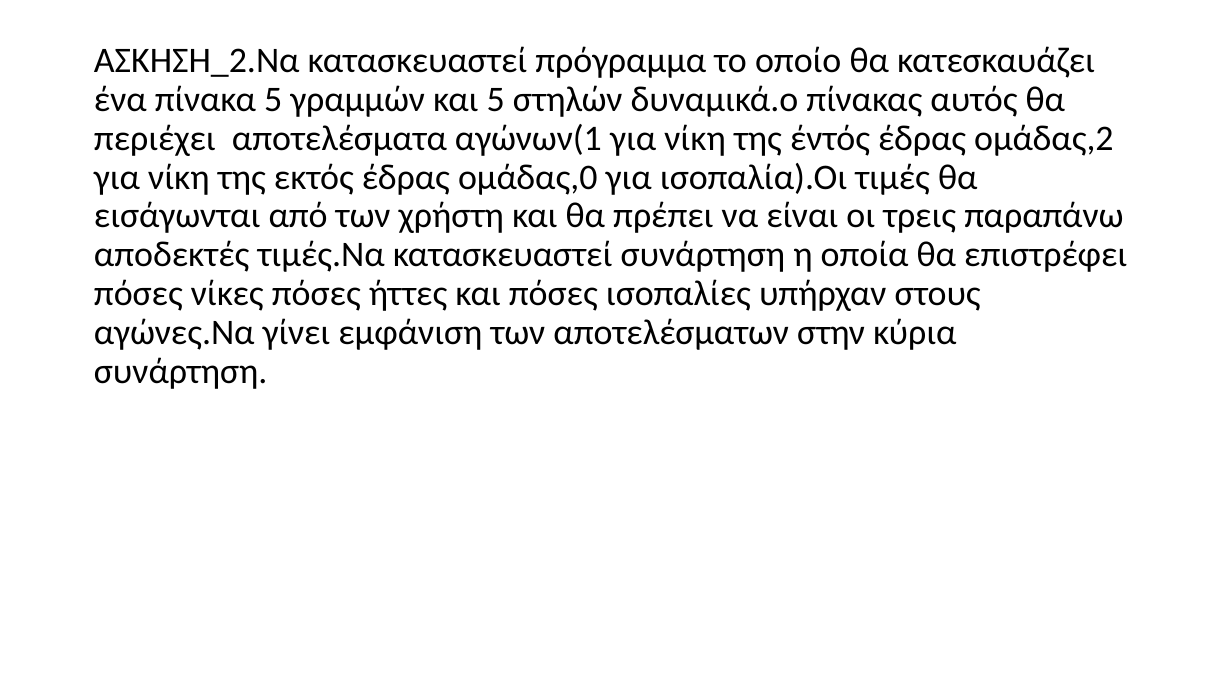
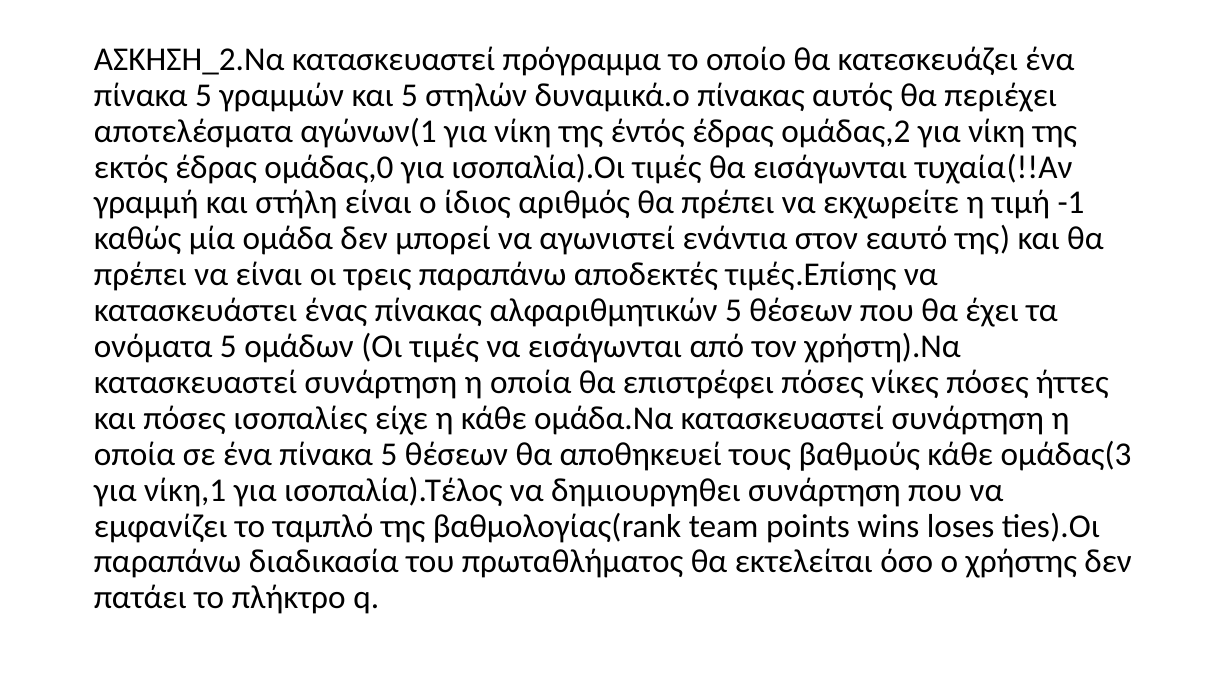
Before and after one commit to vasnastos/PROGRAMMING_TO_C, a slide deck: slide 3 of EXTRA_EXERCISES/exercise-.pptx. Drawn at 1232x693 pixels with LibreOffice and Linux fonts; fonts in the diff are those of the drawing. Boxes give left, top, right and bottom in pixels: in the first picture for what was removed or moved away, otherwise in the second. Text is boxed around its words. In the diff, an @@ line names an element or a change of style, - is before the commit and + after.

Commit message:
ppt new

```diff
--- a/EXTRA_EXERCISES/exercise-.pptx
+++ b/EXTRA_EXERCISES/exercise-.pptx
@@ text at (x1=94, y1=46, x2=1132, y2=614): text changed; size 28 to 25.9 pt @@
-ΑΣΚΗΣΗ_2.Να κατασκευαστεί πρόγραμμα το οποίο θα κατεσκαυάζει ένα πίνακα 5 γραμμών και 5 στηλών δυναμικά.ο πίνακας αυτός θα περιέχει αποτελέσματα αγώνων(1 για νίκη της έντός έδρας ομάδας,2 για νίκη της εκτός έδρας ομάδας,0 για ισοπαλία).Οι τιμές θα εισάγωνται από των χρήστη και θα πρέπει να είναι οι τρεις παραπάνω αποδεκτές τιμές.Να κατασκευαστεί συνάρτηση η οποία θα επιστρέφει πόσες νίκες πόσες ήττες και πόσες ισοπαλίες υπήρχαν στους αγώνες.Να γίνει εμφάνιση των αποτελέσματων στην κύρια συνάρτηση.
+ΑΣΚΗΣΗ_2.Να κατασκευαστεί πρόγραμμα το οποίο θα κατεσκευάζει ένα πίνακα 5 γραμμών και 5 στηλών δυναμικά.ο πίνακας αυτός θα περιέχει αποτελέσματα αγώνων(1 για νίκη της έντός έδρας ομάδας,2 για νίκη της εκτός έδρας ομάδας,0 για ισοπαλία).Οι τιμές θα εισάγωνται τυχαία(!!Αν γραμμή και στήλη είναι ο ίδιος αριθμός θα πρέπει να εκχωρείτε η τιμή -1 καθώς μία ομάδα δεν μπορεί να αγωνιστεί ενάντια στον εαυτό της) και θα πρέπει να είναι οι τρεις παραπάνω αποδεκτές τιμές.Επίσης να κατασκευάστει ένας πίνακας αλφαριθμητικών 5 θέσεων που θα έχει τα ονόματα 5 ομάδων (Οι τιμές να εισάγωνται από τον χρήστη).Να κατασκευαστεί συνάρτηση η οποία θα επιστρέφει πόσες νίκες πόσες ήττες και πόσες ισοπαλίες είχε η κάθε ομάδα.Να κατασκευαστεί συνάρτηση η οποία σε ένα πίνακα 5 θέσεων θα αποθηκευεί τους βαθμούς κάθε ομάδας(3 για νίκη,1 για ισοπαλία).Τέλος να δημιουργηθει συνάρτηση που να εμφανίζει το ταμπλό της βαθμολογίας(rank team points wins loses ties).Οι παραπάνω διαδικασία του πρωταθλήματος θα εκτελείται όσο ο χρήστης δεν πατάει το πλήκτρο q.
```
